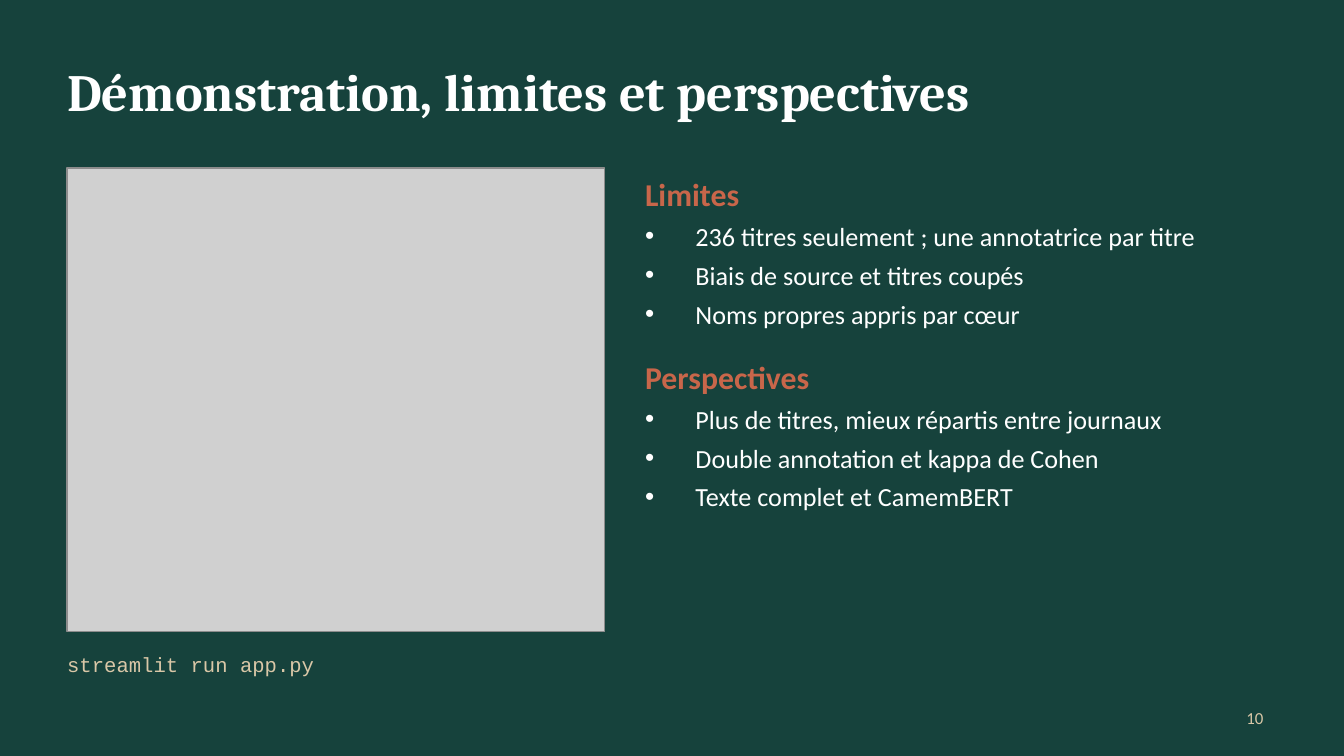
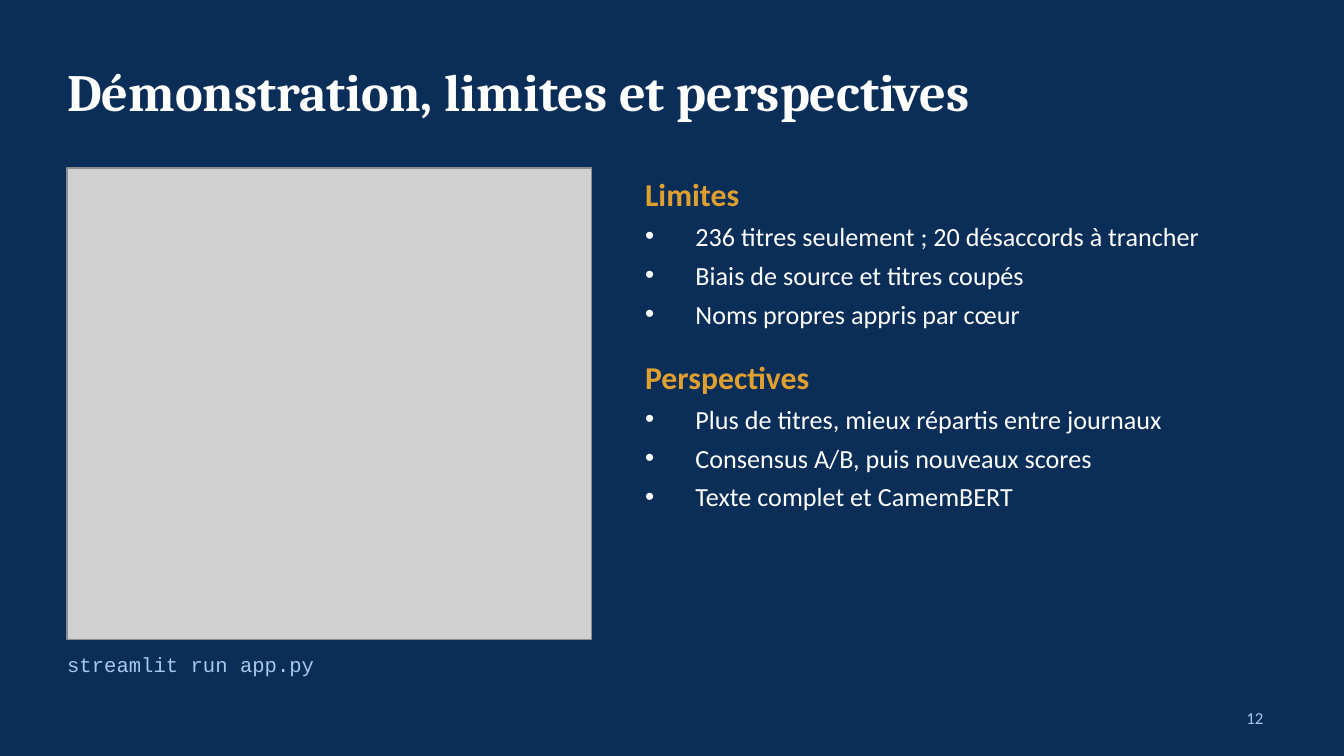
Before and after one commit to fatouu50/taln-classification-djibouti, a slide deck: slide 12 of rapport/Soutenance_TALN_Classification_thematique.pptx (slide 10 before the commit). Drawn at 1344x756 pixels with LibreOffice and Linux fonts; fonts in the diff are those of the drawing; grey boxes stand for pictures. Boxes give left, top, right and bottom in pixels: in the first picture for what was removed or moved away, otherwise in the second. Text is boxed around its words. In the diff, an @@ line names an element or a change of style, - is before the commit and + after.

```diff
--- a/rapport/Soutenance_TALN_Classification_thematique.pptx
+++ b/rapport/Soutenance_TALN_Classification_thematique.pptx
@@ background #16423C to #0B2E59 @@
@@ picture resized from (x1=67, y1=168, x2=605, y2=632) to (x1=67, y1=168, x2=591, y2=640) @@
@@ text at (x1=645, y1=183, x2=809, y2=394): text colour #C8664A to #E0A030 in "Limites", "Perspectives" @@
@@ text at (x1=695, y1=228, x2=1199, y2=247): text changed @@
-• 236 titres seulement ; une annotatrice par titre
+• 236 titres seulement ; 20 désaccords à trancher
@@ text at (x1=695, y1=450, x2=1092, y2=473): text changed @@
-• Double annotation et kappa de Cohen
+• Consensus A/B, puis nouveaux scores
@@ text "streamlit run app.py" at (x1=67, y1=657, x2=314, y2=677): text colour #D9C7A7 to #A9C6EB @@
@@ page number at (x1=1246, y1=713, x2=1263, y2=724): text changed; text colour #D9C7A7 to #A9C6EB @@
-10
+12
```
Also in this commit, not shown: 9 other slides changed, 2 slides added, 2 other files.
